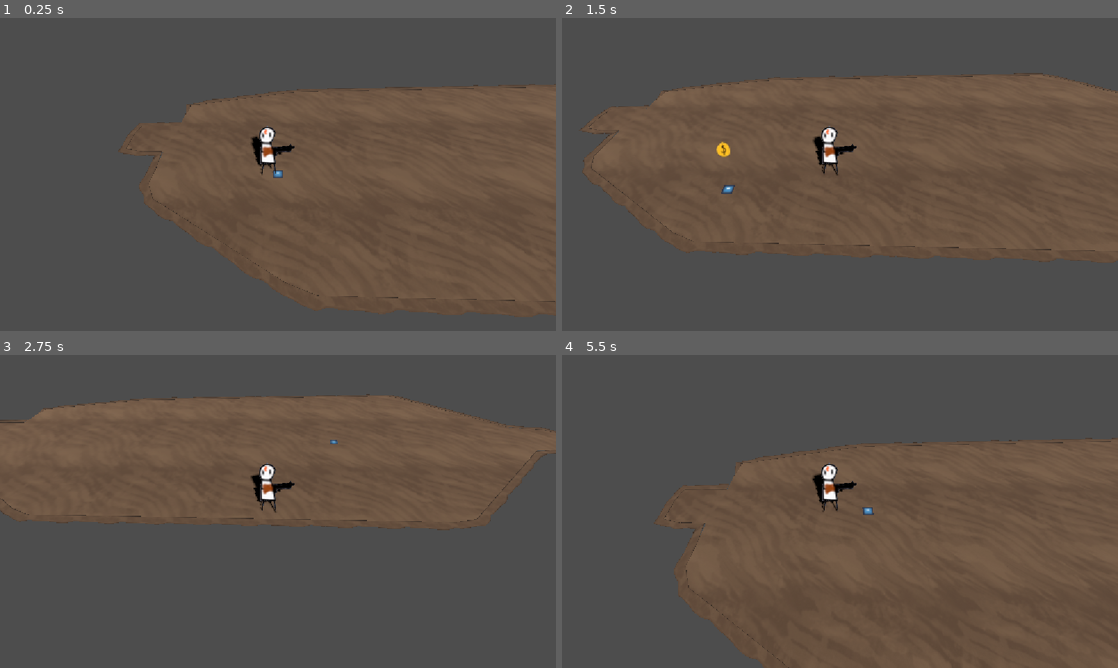
Above: before the commit, frames 1-4 (two rows, left to right).
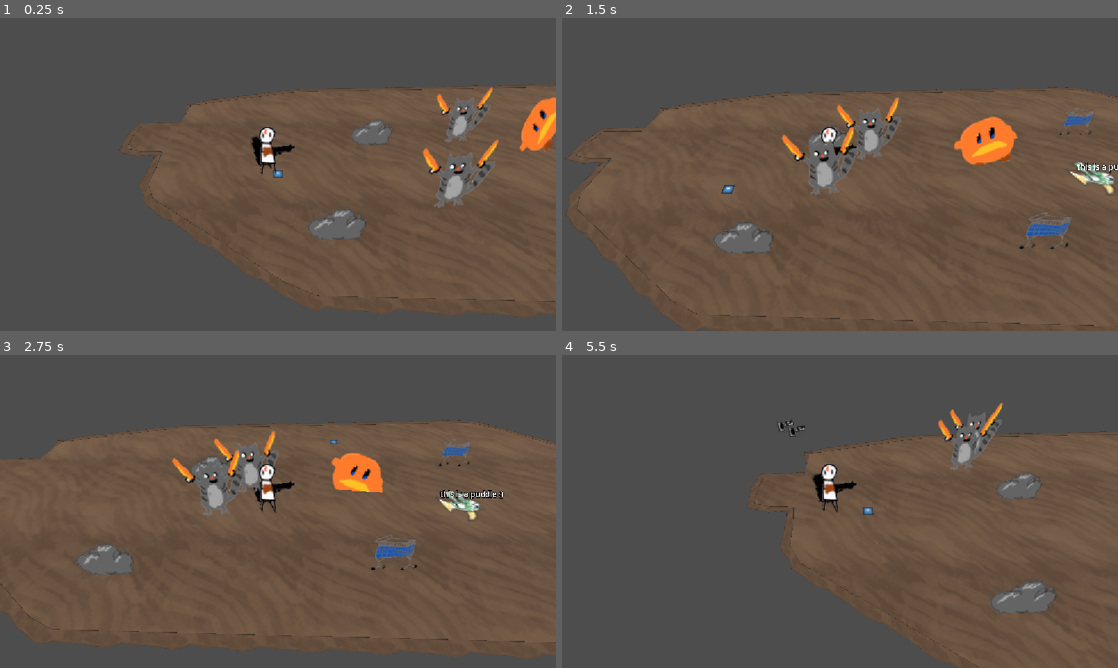
Above: after the commit, the same moments.

Repository: gmuGADIG/DEADSHOT
Game: Godot game, scene res://world/levels/desert_large/level_desert_large.tscn
Same seed, same stepped clock (60 frames per second), same inputs: the game is played once before the commit and once after it. This scene is started directly instead of the project's main scene. The engine's default icon, where the game draws it, is replaced by a stand-in: a white triangle on a blue panel in a dark square.
Inputs (mouse positions are in pixels of both pictures, inside the frame that each line leads up to):
- Up to frame 1 (0.25 s): no input
- Up to frame 2 (1.5 s): move the mouse to (962, 158) at 0.52 s; hold D (move_right) 0.53-1.28 s; hold E (interact) 0.53-1.28 s; move the mouse to (728, 190) at 1.27 s; hold S (move_down) from 1.28 s (still down); click (728, 190) at 1.35 s
- Up to frame 3 (2.75 s): tap E (interact) at 1.55 s; move the mouse to (333, 442) at 2.02 s; release S (move_down) at 2.03 s; hold D (move_right) from 2.03 s (still down); hold E (interact) from 2.03 s (still down)
- Up to frame 4 (5.5 s): move the mouse to (812, 574) at 2.77 s; release D (move_right) at 2.78 s; release E (interact) at 2.78 s; hold W (move_up) 2.78-3.53 s; tap Space (roll) at 2.85 s; tap E (interact) at 3.05, 4.55 s; move the mouse to (1006, 558) at 3.52 s; hold E (interact) 3.53-4.28 s; hold A (move_left) 3.53-5.03 s; move the mouse to (673, 464) at 4.27 s; click (673, 464) at 4.35 s; move the mouse to (867, 511) at 5.02 s; hold S (move_down) from 5.03 s (still down); hold E (interact) from 5.03 s (still down)

The runs differ from the first frame. In frame 1, 3.7% of the frame differs, in the area x 55-100%, y 22-71%; in frame 2, 27%; in frame 3, 41%, in the area x 0-100%, y 12-97%; in frame 4, 13%.

Commit message:
Build finishing touches

Diff:
--- a/menu/cutscenes/cutscene.gd
+++ b/menu/cutscenes/cutscene.gd
@@ -11,7 +11,7 @@
 	animator.play("black_transition")
 	await animator.animation_finished
 	await show_advance_prompt()
-	get_tree().change_scene_to_file("res://test_scenes/demo1/demo_a.tscn")
+	get_tree().change_scene_to_file("res://world/levels/desert_intro/level_desert_intro.tscn")
 
 func show_advance_prompt() -> void:
 	tap_button.show()
--- a/world/interactables/puddle/puddle.tscn
+++ b/world/interactables/puddle/puddle.tscn
@@ -11,7 +11,7 @@
 atk_damage = 1
 
 [node name="Sprite3D" type="Sprite3D" parent="."]
-transform = Transform3D(0.5, 0, 0, 0, -2.1855694e-08, -0.5, 0, 0.5, -2.1855694e-08, 0, 0, 0)
+transform = Transform3D(0.5, 0, 0, 0, -2.1855694e-08, -0.5, 0, 0.5, -2.1855694e-08, 0, 0.032779217, 0)
 texture = ExtResource("2_ijjwc")
 
 [node name="CollisionShape3D" type="CollisionShape3D" parent="."]
--- a/world/levels/desert_large/level_desert_large.tscn
+++ b/world/levels/desert_large/level_desert_large.tscn
@@ -1,8 +1,18 @@
-[gd_scene load_steps=5 format=3 uid="uid://crgv6bkolrlyy"]
+[gd_scene load_steps=12 format=3 uid="uid://crgv6bkolrlyy"]
 
 [ext_resource type="PackedScene" uid="uid://bk60c4813t663" path="res://world/levels/level_base.tscn" id="1_b00wy"]
 [ext_resource type="Resource" uid="uid://q24ustx30otu" path="res://world/floor/sand/sand.tres" id="2_5t0jw"]
 [ext_resource type="PackedScene" uid="uid://rberd5xw8srm" path="res://world/transitions/transition.tscn" id="2_8watp"]
+[ext_resource type="PackedScene" uid="uid://dxdkwdigtcn43" path="res://world/enemy/test/enemy_test.tscn" id="4_eowj5"]
+[ext_resource type="PackedScene" uid="uid://3o8nbg2v248a" path="res://world/interactables/puddle/puddle.tscn" id="5_xa3ak"]
+[ext_resource type="PackedScene" uid="uid://0ndhmibsve8k" path="res://world/comment/comment.tscn" id="6_a3scf"]
+[ext_resource type="PackedScene" uid="uid://c8a3ul47e6b2y" path="res://world/interactables/cover/cover_1.tscn" id="7_afdcq"]
+[ext_resource type="PackedScene" uid="uid://c2bxn6p802s68" path="res://world/interactables/cover/cover_2.tscn" id="8_bu2xb"]
+[ext_resource type="PackedScene" uid="uid://ckbr1getgwitd" path="res://world/interactables/tumbleweed/tumbleweed.tscn" id="9_bu2xb"]
+
+[sub_resource type="NavigationMesh" id="NavigationMesh_afdcq"]
+vertices = PackedVector3Array(25.443497, 0.48999983, 2.6911688, 25.443497, 0.48999983, 1.6911688, 22.943497, 0.48999983, 1.1911688, 22.193497, 0.48999983, 2.9411688, 17.443497, 0.48999983, -3.5588312, 1.9434967, 0.48999983, -3.0588312, 1.9434967, 0.48999983, 7.441169, 16.443497, 0.48999983, 7.691169, -9.556503, 0.48999983, 0.6911688, -9.556503, 0.48999983, 1.1911688, -7.8065033, 0.48999983, 1.6911688, -7.5565033, 0.48999983, 0.44116879, -5.5565033, 0.48999983, 4.941169, -1.5565033, 0.48999983, 7.441169, -1.5565033, 0.48999983, -3.0588312, -7.5565033, 0.48999983, -1.5588312, -7.8065033, 0.48999983, 3.4411688, -7.0565033, 0.48999983, 4.441169, -2.8065033, 0.48999983, 6.941169)
+polygons = [PackedInt32Array(1, 0, 2), PackedInt32Array(2, 0, 3), PackedInt32Array(2, 3, 4), PackedInt32Array(4, 3, 7), PackedInt32Array(4, 7, 6), PackedInt32Array(4, 6, 5), PackedInt32Array(9, 8, 10), PackedInt32Array(10, 8, 11), PackedInt32Array(13, 12, 6), PackedInt32Array(6, 12, 15), PackedInt32Array(6, 15, 14), PackedInt32Array(6, 14, 5), PackedInt32Array(17, 16, 12), PackedInt32Array(12, 16, 10), PackedInt32Array(12, 10, 11), PackedInt32Array(12, 11, 15), PackedInt32Array(13, 18, 12)]
 
 [sub_resource type="Curve3D" id="Curve3D_5t0jw"]
 _data = {
@@ -12,6 +22,9 @@
 point_count = 14
 
 [node name="LevelDesertLarge" instance=ExtResource("1_b00wy")]
+
+[node name="World" parent="." index="1"]
+navigation_mesh = SubResource("NavigationMesh_afdcq")
 
 [node name="Floor" parent="World" index="0"]
 curve = SubResource("Curve3D_5t0jw")
@@ -32,3 +45,32 @@
 transform = Transform3D(1, 0, 0, 0, 1, 0, 0, 0, 1, 25.526169, 0, 1.9138561)
 target_scene = "uid://d0lbvne2ofk7c"
 target_entry_point = "Left"
+
+[node name="Enemies" type="Node3D" parent="." index="4"]
+
+[node name="EnemyTest" parent="Enemies" index="0" instance=ExtResource("4_eowj5")]
+transform = Transform3D(1, 0, 0, 0, 1, 0, 0, 0, 1, 6.1210566, 0, 0.50487185)
+
+[node name="EnemyTest2" parent="Enemies" index="1" instance=ExtResource("4_eowj5")]
+transform = Transform3D(1, 0, 0, 0, 1, 0, 0, 0, 1, 3.7624645, 0, 4.589473)
+
+[node name="Puddle" parent="Enemies" index="2" instance=ExtResource("5_xa3ak")]
+transform = Transform3D(1, 0, 0, 0, 1, 0, 0, 0, 1, 12.607033, 0, 3.1020565)
+
+[node name="Comment" parent="Enemies/Puddle" index="3" instance=ExtResource("6_a3scf")]
+text = "this is a puddle :)"
+
+[node name="Cover" parent="Enemies" index="3" instance=ExtResource("7_afdcq")]
+transform = Transform3D(1, 0, 0, 0, 1, 0, 0, 0, 1, -1.1681108, 0, 5.748684)
+
+[node name="Cover2" parent="Enemies" index="4" instance=ExtResource("7_afdcq")]
+transform = Transform3D(1, 0, 0, 0, 1, 0, 0, 0, 1, 1.3376637, -4.7683716e-07, 0.95670986)
+
+[node name="Cover3" parent="Enemies" index="5" instance=ExtResource("8_bu2xb")]
+transform = Transform3D(1, 0, 0, 0, 1, 0, 0, 0, 1, 8.570309, -4.7683716e-07, 5.761856)
+
+[node name="Cover4" parent="Enemies" index="6" instance=ExtResource("8_bu2xb")]
+transform = Transform3D(1, 0, 0, 0, 1, 0, 0, 0, 1, 13.756679, -4.7683716e-07, -0.054550648)
+
+[node name="Tumbleweed" parent="Enemies" index="7" instance=ExtResource("9_bu2xb")]
+transform = Transform3D(1, 0, 0, 0, 1, 0, 0, 0, 1, 8.22028, 0, 1.8608103)
--- a/world/levels/level_base.tscn
+++ b/world/levels/level_base.tscn
@@ -1,9 +1,11 @@
-[gd_scene load_steps=5 format=3 uid="uid://bk60c4813t663"]
+[gd_scene load_steps=6 format=3 uid="uid://bk60c4813t663"]
 
 [ext_resource type="PackedScene" uid="uid://cr05xakri7lnw" path="res://world/floor/floor_gen.tscn" id="1_8hxjk"]
 [ext_resource type="PackedScene" uid="uid://nuqmhgq1e2lu" path="res://world/player/player.tscn" id="2_nnb1h"]
 [ext_resource type="Script" uid="uid://2uxmd0kth1s5" path="res://world/transitions/entry_points.gd" id="2_rsarx"]
 [ext_resource type="PackedScene" uid="uid://1s1a4b2buf1o" path="res://menu/pause_menu/pause_menu.tscn" id="3_uyrbk"]
+
+[sub_resource type="NavigationMesh" id="NavigationMesh_xskwq"]
 
 [node name="LevelBase" type="Node3D"]
 
@@ -12,6 +14,7 @@
 shadow_enabled = true
 
 [node name="World" type="NavigationRegion3D" parent="."]
+navigation_mesh = SubResource("NavigationMesh_xskwq")
 
 [node name="Floor" parent="World" instance=ExtResource("1_8hxjk")]
 
--- a/world/levels/mines/level_mines.tscn
+++ b/world/levels/mines/level_mines.tscn
@@ -1,8 +1,9 @@
-[gd_scene load_steps=5 format=3 uid="uid://d0lbvne2ofk7c"]
+[gd_scene load_steps=6 format=3 uid="uid://d0lbvne2ofk7c"]
 
 [ext_resource type="PackedScene" uid="uid://bk60c4813t663" path="res://world/levels/level_base.tscn" id="1_nthvq"]
 [ext_resource type="PackedScene" uid="uid://rberd5xw8srm" path="res://world/transitions/transition.tscn" id="2_ohr83"]
 [ext_resource type="Resource" uid="uid://ebi2mrpur7b6" path="res://world/floor/rock/rock.tres" id="2_tlwcp"]
+[ext_resource type="PackedScene" uid="uid://0ndhmibsve8k" path="res://world/comment/comment.tscn" id="4_svmac"]
 
 [sub_resource type="Curve3D" id="Curve3D_nthvq"]
 _data = {
@@ -24,3 +25,9 @@
 transform = Transform3D(1, 0, 0, 0, 1, 0, 0, 0, 1, -9.001334, 0, 3.182792)
 target_scene = "uid://crgv6bkolrlyy"
 target_entry_point = "Right"
+
+[node name="Notes" type="Node3D" parent="." index="5"]
+
+[node name="Comment" parent="Notes" index="0" instance=ExtResource("4_svmac")]
+transform = Transform3D(1, 0, 0, 0, 1, 0, 0, 0, 1, 4.0744767, 4.7683716e-07, 4.3966303)
+text = "Welcome to the mines :)"
--- a/world/levels/town/level_town_1.tscn
+++ b/world/levels/town/level_town_1.tscn
@@ -1,9 +1,15 @@
-[gd_scene load_steps=6 format=3 uid="uid://blppqsxslhh07"]
+[gd_scene load_steps=10 format=3 uid="uid://blppqsxslhh07"]
 
 [ext_resource type="PackedScene" uid="uid://bk60c4813t663" path="res://world/levels/level_base.tscn" id="1_j5c1u"]
 [ext_resource type="PackedScene" uid="uid://rberd5xw8srm" path="res://world/transitions/transition.tscn" id="2_83i12"]
 [ext_resource type="Resource" uid="uid://q24ustx30otu" path="res://world/floor/sand/sand.tres" id="2_suwgb"]
 [ext_resource type="PackedScene" uid="uid://0ndhmibsve8k" path="res://world/comment/comment.tscn" id="4_0hyq2"]
+[ext_resource type="PackedScene" uid="uid://d3stqami0urg7" path="res://world/npc/test/npc_test.tscn" id="5_jrcoc"]
+[ext_resource type="Script" uid="uid://rvaetvwo5p3h" path="res://systems/dialog/dialog_timeline.gd" id="6_qoiyb"]
+
+[sub_resource type="NavigationMesh" id="NavigationMesh_jsebj"]
+vertices = PackedVector3Array(12.672548, 0.49, 3.7185097, 12.672548, 0.49, 2.7185097, 10.922548, 0.49, 2.7185097, 10.172548, 0.49, 4.4685097, -4.5774517, 0.49, 0.71850955, -4.5774517, 0.49, 2.4685097, -4.3274517, 0.49, 6.2185097, 0.6725483, 0.49, 6.4685097, 10.422548, 0.49, 0.96850955, -6.5774517, 0.49, 2.9685097, -6.5774517, 0.49, 3.7185097, -4.5774517, 0.49, 3.9685097, 10.422548, 0.49, 6.4685097, 10.422548, 0.49, 2.2185097)
+polygons = [PackedInt32Array(1, 0, 2), PackedInt32Array(2, 0, 3), PackedInt32Array(5, 4, 6), PackedInt32Array(6, 4, 7), PackedInt32Array(7, 4, 3), PackedInt32Array(3, 4, 8), PackedInt32Array(10, 9, 11), PackedInt32Array(11, 9, 5), PackedInt32Array(3, 12, 7), PackedInt32Array(3, 13, 2), PackedInt32Array(8, 13, 3), PackedInt32Array(6, 11, 5)]
 
 [sub_resource type="Curve3D" id="Curve3D_j5c1u"]
 _data = {
@@ -12,7 +18,15 @@
 }
 point_count = 12
 
+[sub_resource type="Resource" id="Resource_1ab8i"]
+script = ExtResource("6_qoiyb")
+dialog = "[Garfunkle] where is my house :("
+metadata/_custom_type_script = "uid://rvaetvwo5p3h"
+
 [node name="LevelTown1" instance=ExtResource("1_j5c1u")]
+
+[node name="World" parent="." index="1"]
+navigation_mesh = SubResource("NavigationMesh_jsebj")
 
 [node name="Floor" parent="World" index="0"]
 curve = SubResource("Curve3D_j5c1u")
@@ -45,3 +59,9 @@
 transform = Transform3D(1, 0, 0, 0, 1, 0, 0, 0, 1, 6.7641077, 0, 3.1090455)
 text = "eventually it'll be split into a few scenes:
 (1) initial, (2) peaceful, (3) corrupted, (4) sheriff."
+
+[node name="NPCs" type="Node3D" parent="." index="6"]
+
+[node name="NPCTest" parent="NPCs" index="0" instance=ExtResource("5_jrcoc")]
+transform = Transform3D(1, 0, 0, 0, 1, 0, 0, 0, 1, 3.444736, 0, 1.1609888)
+timelime = SubResource("Resource_1ab8i")
--- a/world/npc/test/test_timeline.tres
+++ b/world/npc/test/test_timeline.tres
@@ -4,8 +4,8 @@
 
 [resource]
 script = ExtResource("1_rd1ne")
-dialog = "[Garfunkle] hey it's me garfunkle
+dialog = "[Garfunkle] hey it's me [wave]garfunkle
 [Garfunkle] welcome to the desert
-you ponder the funkle...
+[Narration] you ponder the funkle...
 {speed=.1}..."
 metadata/_custom_type_script = "uid://rvaetvwo5p3h"
